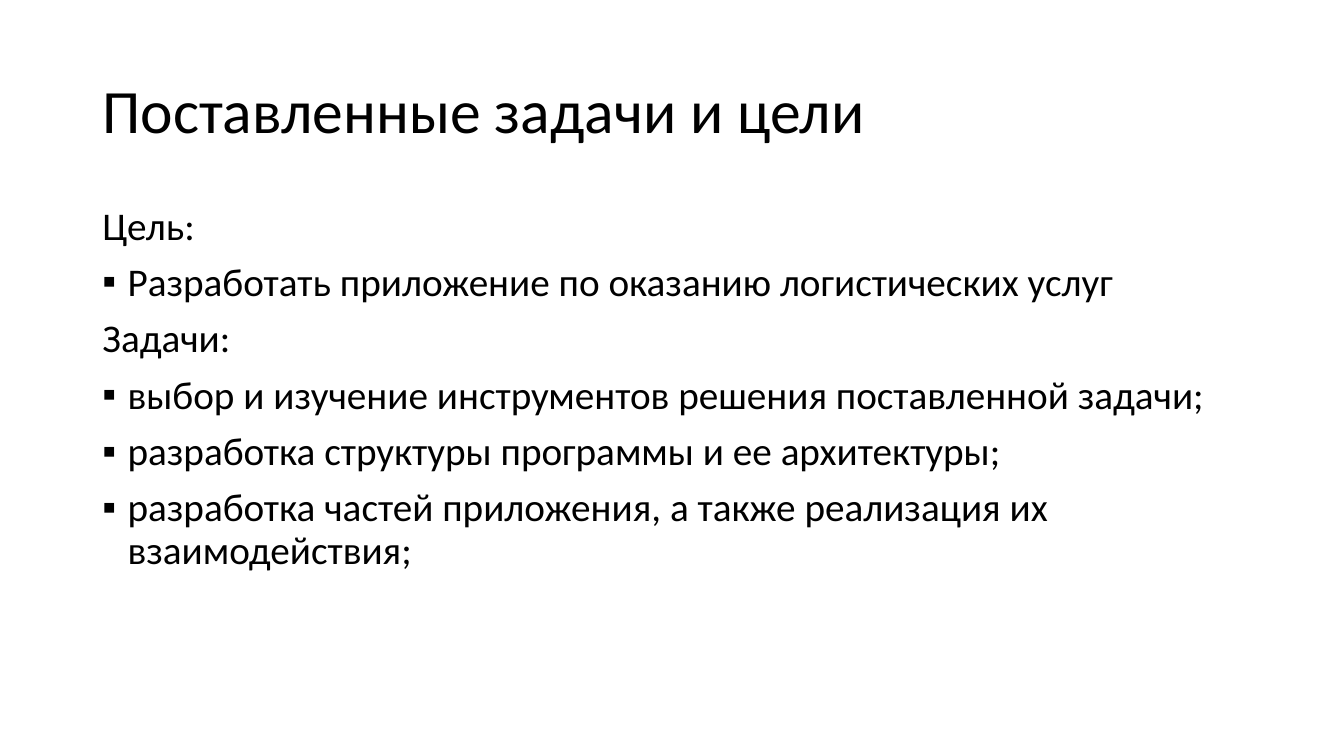
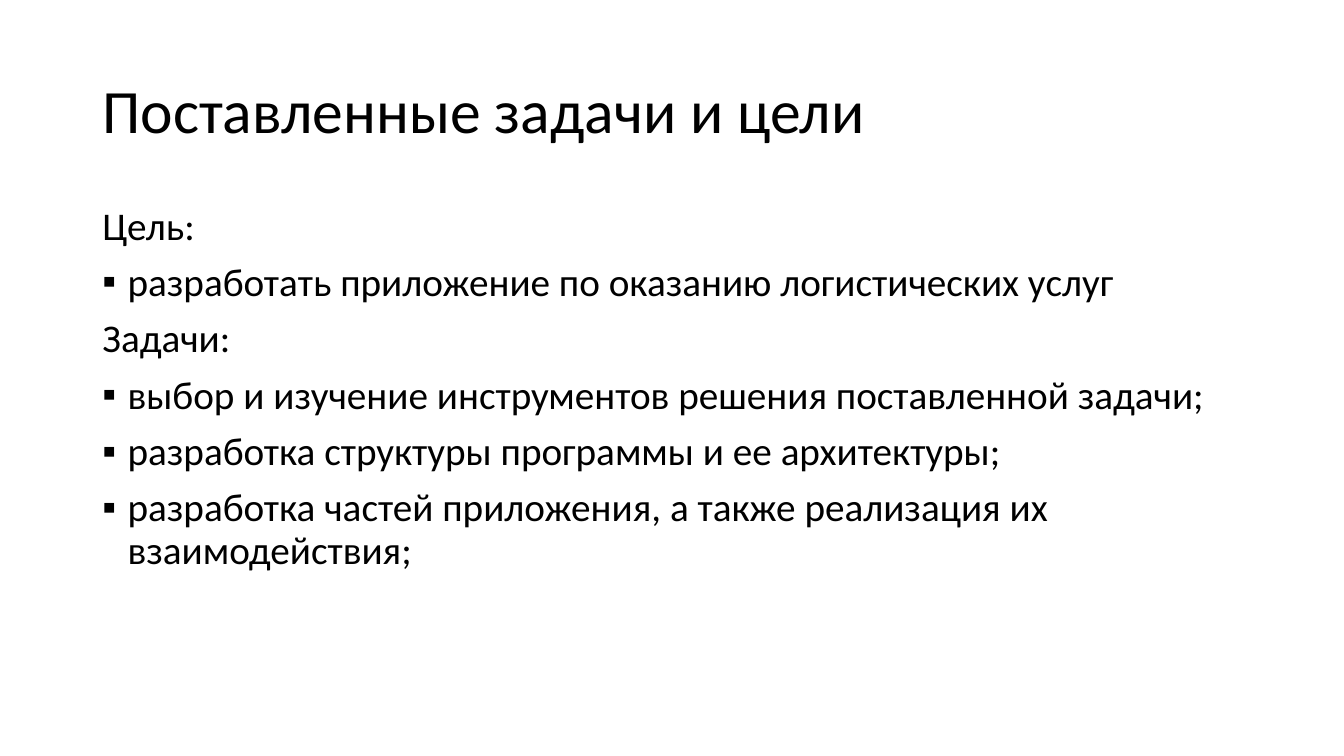
Before and after one commit to gromov-nikita/diplomHUB, a slide deck: slide 3 of diplom v2.0/doc/Презентация.pptx (slide 2 before the commit). Drawn at 1344x756 pixels with LibreOffice and Linux fonts; fonts in the diff are those of the drawing. Boxes give left, top, right and bottom in pixels: in the first picture for what was removed or moved away, otherwise in the second. Text is boxed around its words. In the diff, an @@ line names an element or a change of style, - is before the commit and + after.

```diff
--- a/diplom v2.0/doc/Презентация.pptx
+++ b/diplom v2.0/doc/Презентация.pptx
@@ text at box(128, 269, 1113, 303): text changed @@
-▪ Разработать приложение по оказанию логистических услуг
+▪ разработать приложение по оказанию логистических услуг
```
Also in this commit, not shown: 1 other slide changed, 2 slides added, 1 slide removed, 2 other files.
